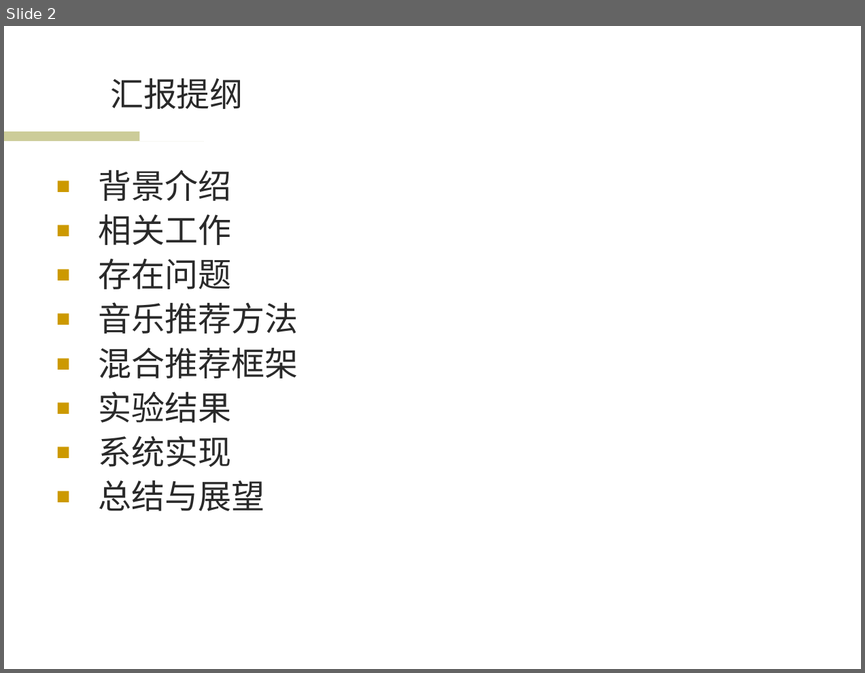
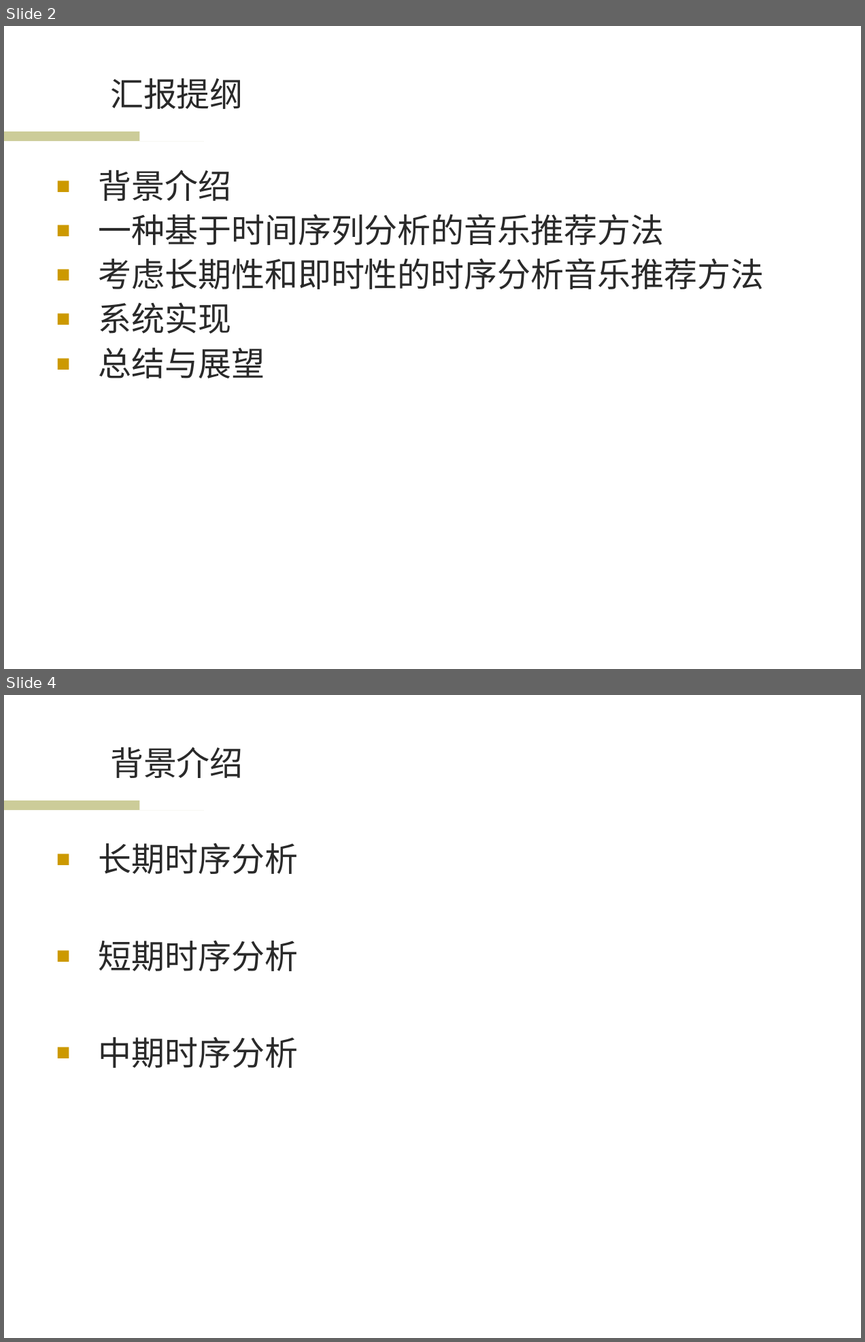
Before and after one commit to wwssttt/NJUThesis, a slide deck: ppt/一种基于时间序列分析的个性化音乐推荐系统及其实现.ppt. Shown one above the other, each under a label of ours: slide 2 before the commit, slides 2 and 4 after it; the slides between them are not shown. The pictures are 865x673 and 865x1342 pixels, drawn with LibreOffice and Linux fonts; fonts in the diff are those of the drawing; background and template pictures are left out. Boxes give left, top, right and bottom in pixels: in the first picture for what was removed or moved away, otherwise in the second. Text is boxed around its words. In the diff, an @@ line names an element or a change of style, - is before the commit and + after.

Commit message:
ppt框架

```diff
--- a/ppt/一种基于时间序列分析的个性化音乐推荐系统及其实现.ppt
+++ b/ppt/一种基于时间序列分析的个性化音乐推荐系统及其实现.ppt
@@ slide 4 added at (4, 695, 861, 1338), background #FFFFFF; not listed: 2 template elements that a slide beside it also shows @@
@@ title added at (110, 747, 243, 778), 28 pt, text #292929 @@
+背景介绍
@@ text added at (99, 843, 298, 1068), 28 pt, text #292929 @@
+■ 长期时序分析
+■ 短期时序分析
+■ 中期时序分析
@@ slide 2 changed as well @@
@@ text at (99, 214, 764, 289): text changed @@
-■ 相关工作
-■ 存在问题
-■ 音乐推荐方法
-■ 混合推荐框架
-■ 实验结果
+■ 一种基于时间序列分析的音乐推荐方法
+■ 考虑长期性和即时性的时序分析音乐推荐方法
```
Also in this commit, not shown: 5 other slides changed, 7 other slides added, 4 slides removed, 1 other file.
